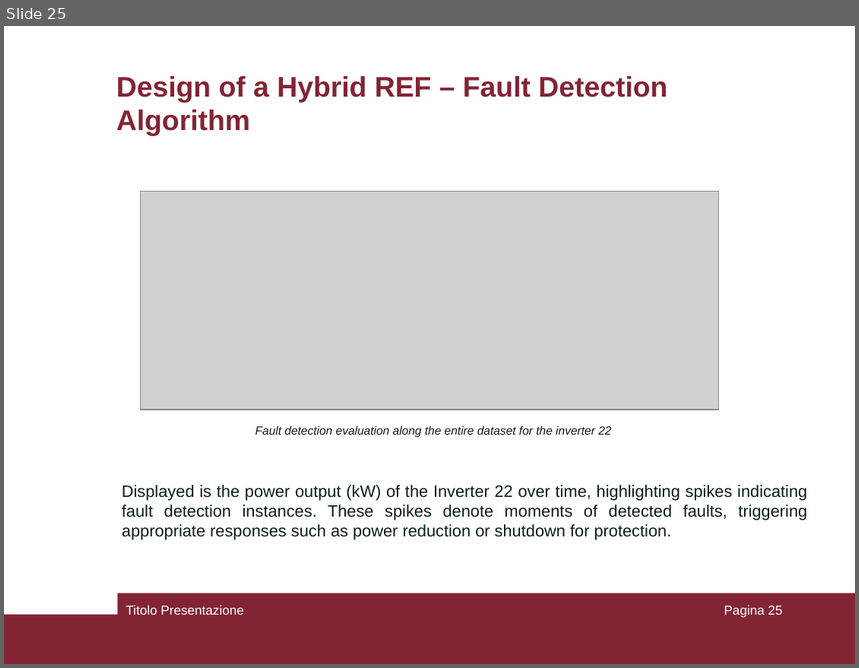
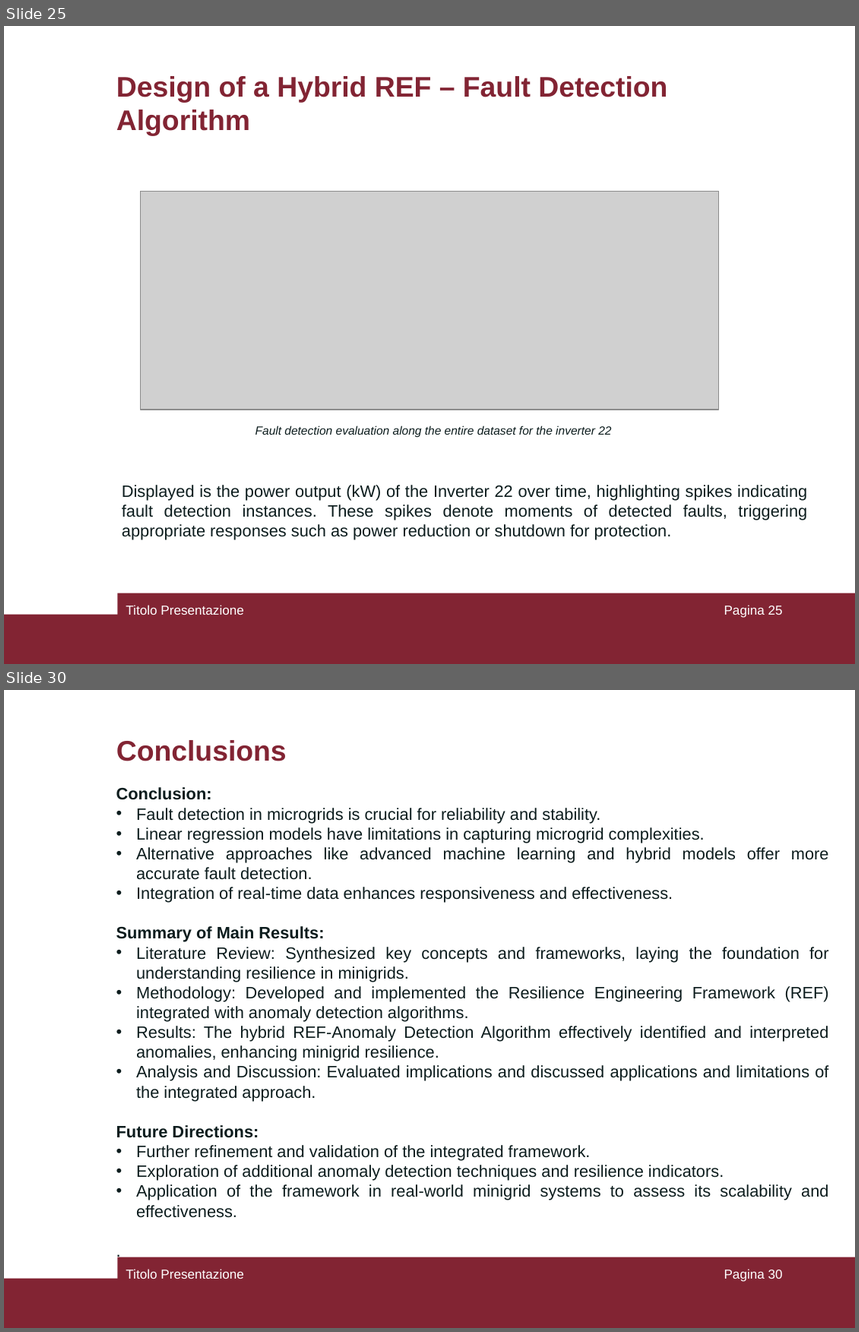
Before and after one commit to pierlucaanania/ResilienceEngineering4Minigrid_Africa, a slide deck: MSc Thesis/PresPptSapienza.ppt. Shown one above the other, each under a label of ours: slide 25 before the commit, slides 25 and 30 after it; the slides between them are not shown. The pictures are 859x668 and 859x1332 pixels, drawn with LibreOffice and Linux fonts; fonts in the diff are those of the drawing; grey boxes stand for pictures. Boxes give left, top, right and bottom in pixels: in the first picture for what was removed or moved away, otherwise in the second. Text is boxed around its words. In the diff, an @@ line names an element or a change of style, - is before the commit and + after.

```diff
--- a/MSc Thesis/PresPptSapienza.ppt
+++ b/MSc Thesis/PresPptSapienza.ppt
@@ slide 30 added at box(4, 690, 855, 1328), background #FFFFFF; not listed: 2 template elements that a slide beside it also shows @@
@@ title added at box(116, 740, 287, 761), 24 pt, text #822433, bold @@
+Conclusions
@@ text added at box(116, 787, 829, 1218), 14 pt, text #0C1C1D @@
+Conclusion:
+• Fault detection in microgrids is crucial for reliability and stability.
+• Linear regression models have limitations in capturing microgrid complexities.
+• Alternative approaches like advanced machine learning and hybrid models offer more accurate fault detection.
+• Integration of real-time data enhances responsiveness and effectiveness.
+Summary of Main Results:
+• Literature Review: Synthesized key concepts and frameworks, laying the foundation for understanding resilience in minigrids.
+• Methodology: Developed and implemented the Resilience Engineering Framework (REF) integrated with anomaly detection algorithms.
+• Results: The hybrid REF-Anomaly Detection Algorithm effectively identified and interpreted anomalies, enhancing minigrid resilience.
+• Analysis and Discussion: Evaluated implications and discussed applications and limitations of the integrated approach.
+Future Directions:
+• Further refinement and validation of the integrated framework.
+• Exploration of additional anomaly detection techniques and resilience indicators.
+• Application of the framework in real-world minigrid systems to assess its scalability and effectiveness.
+.
@@ text added at box(126, 1269, 244, 1279), 11 pt, text #FFFFFF @@
+Titolo Presentazione
@@ page number added at box(724, 1269, 783, 1282), 11 pt, text #FFFFFF @@
+Pagina 30
```
Also in this commit, not shown: 2 slides changed, 3 other slides added.
